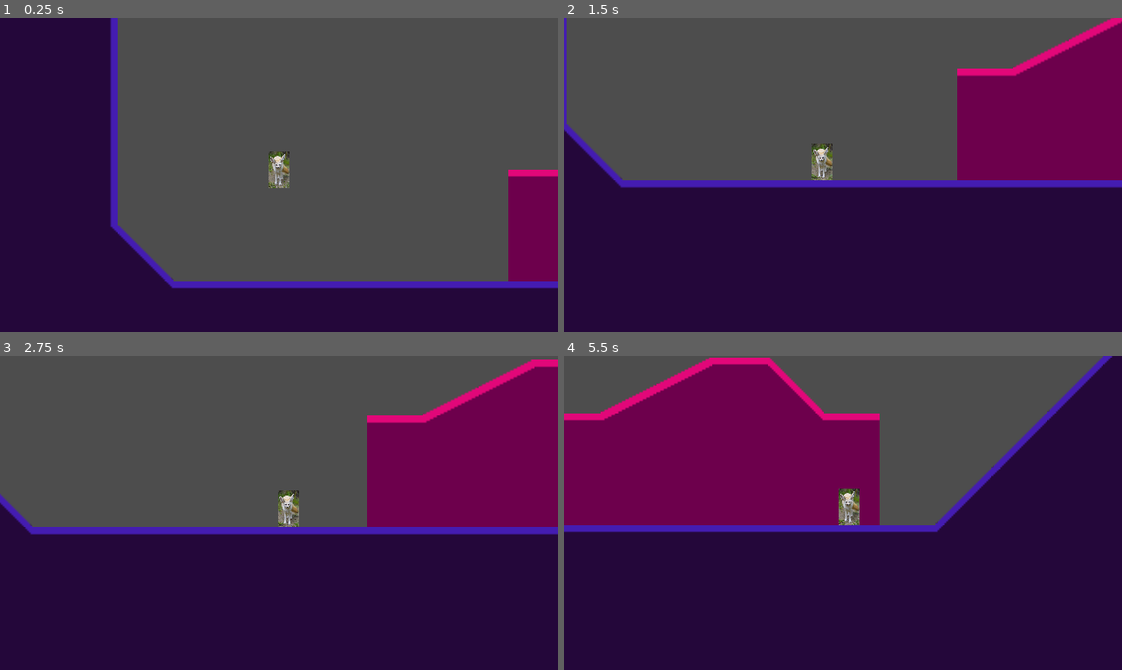
Above: before the commit, frames 1-4 (two rows, left to right).
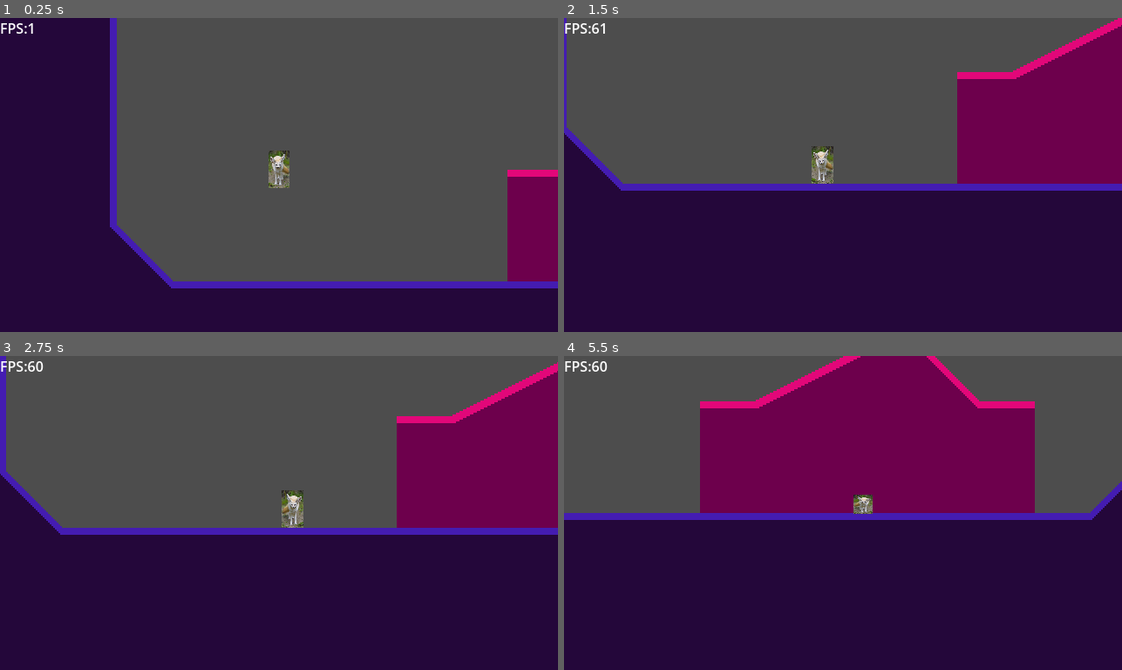
Above: after the commit, the same moments.

Repository: DraethPlace/FencWorks
Game: Godot game, scene res://Scenes/Base Level.tscn
Two runs of this game, one before a commit and one after it. Both use one fixed random seed, a clock stepped at 60 frames per second and the inputs below.
Inputs:
- Up to frame 1 (0.25 s): no input
- Up to frame 2 (1.5 s): tap Enter (ui_accept) at 0.5, 0.8, 1.35 s; hold Down (crouch) 0.53-1.28 s; hold Right (right) from 0.53 s (still down); tap Z (jump) at 0.77, 1.07 s
- Up to frame 3 (2.75 s): tap Z (jump) at 1.52, 1.55, 1.82 s; release Right (right) at 2.03 s; hold Left (left) from 2.03 s (still down); hold Z (jump) from 2.03 s (still down); tap Down (crouch) at 2.3 s
- Up to frame 4 (5.5 s): release Left (left) at 2.78 s; release Z (jump) at 2.78 s; hold Right (right) 2.78-4.28 s; tap Down (crouch) at 2.85, 4.55 s; tap Z (jump) at 3.02, 3.32, 3.77, 3.8, 4.07, 4.52, 4.82 s; tap Enter (ui_accept) at 3.05, 4.35, 5.3 s; hold Shift (machdash) 3.53-4.28 s; hold Left (left) 4.28-5.03 s; hold Right (right) from 5.03 s (still down); hold Down (crouch) from 5.03 s (still down)

The runs differ from the first frame. In frame 1, 0.9% of the frame differs, in the area x 0-100%, y 0-87%; in frame 2, 3.4%; in frame 3, 6.0%; in frame 4, 38%, in the area x 0-100%, y 0-57%.

Commit message:
Drifting Optimization attempt
Tweens suck to use

Diff:
--- a/Scenes/Base Level.tscn
+++ b/Scenes/Base Level.tscn
@@ -1,7 +1,8 @@
-[gd_scene load_steps=5 format=3 uid="uid://dbkxkairk6ogq"]
+[gd_scene load_steps=6 format=3 uid="uid://dbkxkairk6ogq"]
 
 [ext_resource type="PackedScene" uid="uid://c6umigpttu0tc" path="res://Scenes/Player.tscn" id="1_cg4fk"]
 [ext_resource type="Texture2D" uid="uid://dp7mx2bgolebe" path="res://Images/TestTiles.png" id="2_r7c0c"]
+[ext_resource type="PackedScene" uid="uid://d373q6mjdgvj0" path="res://Scenes/fps.tscn" id="3_37wnp"]
 
 [sub_resource type="TileSetAtlasSource" id="TileSetAtlasSource_44ac8"]
 texture = ExtResource("2_r7c0c")
@@ -81,6 +82,7 @@
 tile_proxies/coords_level = [[0, Vector2i(0, 0)], [2, Vector2i(0, 0)], [0, Vector2i(1, 0)], [2, Vector2i(1, 0)], [0, Ve …(1205 unchanged characters)…
 
 [node name="FencWorks" type="Node2D"]
+position = Vector2(-1, 0)
 
 [node name="Fenc 360" parent="." instance=ExtResource("1_cg4fk")]
 position = Vector2(340, 112)
@@ -94,3 +96,5 @@
 tile_set = SubResource("TileSet_5v2du")
 format = 2
 layer_0/tile_data = PackedInt32Array(262150, 0, 0, 262152, 0, 0, 262155, 0, 0, 262154, 0, 0, 262153, 0, 0, 262149, 0, 0 …(11325 unchanged characters)…
+
+[node name="FPS" parent="." instance=ExtResource("3_37wnp")]
--- a/Scenes/Player.gd
+++ /dev/null
@@ -1,28 +0,0 @@
-extends CharacterBody2D
-
-
-const SPEED = 300.0
-const JUMP_VELOCITY = -400.0
-
-# Get the gravity from the project settings to be synced with RigidBody nodes.
-var gravity = ProjectSettings.get_setting("physics/2d/default_gravity")
-
-
-func _physics_process(delta):
-	# Add the gravity.
-	if not is_on_floor():
-		velocity.y += gravity * delta
-
-	# Handle jump.
-	if Input.is_action_just_pressed("ui_accept") and is_on_floor():
-		velocity.y = JUMP_VELOCITY
-
-	# Get the input direction and handle the movement/deceleration.
-	# As good practice, you should replace UI actions with custom gameplay actions.
-	var direction = Input.get_axis("ui_left", "ui_right")
-	if direction:
-		velocity.x = direction * SPEED
-	else:
-		velocity.x = move_toward(velocity.x, 0, SPEED)
-
-	move_and_slide()
--- a/Scenes/Player.tscn
+++ b/Scenes/Player.tscn
@@ -7,6 +7,7 @@
 [ext_resource type="Script" path="res://Scripts/Player/Cam.gd" id="4_qhq0l"]
 [ext_resource type="AudioStream" uid="uid://dotue2tayy81c" path="res://Sounds/Player/Jump.wav" id="6_qrngc"]
 [ext_resource type="AudioStream" uid="uid://c7cgy8v76oixp" path="res://Sounds/Player/Step.wav" id="7_gc6ea"]
+[ext_resource type="Script" path="res://Scripts/Player/Wall.gd" id="8_asppx"]
 
 [sub_resource type="CapsuleShape2D" id="CapsuleShape2D_krp03"]
 radius = 12.0
@@ -56,8 +57,9 @@
 [node name="Wall" type="Area2D" parent="."]
 disable_mode = 2
 collision_layer = 0
+script = ExtResource("8_asppx")
 
-[node name="CollisionShape2D" type="CollisionShape2D" parent="Wall"]
+[node name="Sens" type="CollisionShape2D" parent="Wall"]
 position = Vector2(0, -15)
 shape = SubResource("RectangleShape2D_rn333")
 
--- /dev/null
+++ b/Scenes/fps.tscn
@@ -0,0 +1,18 @@
+[gd_scene load_steps=2 format=3 uid="uid://d373q6mjdgvj0"]
+
+[ext_resource type="Script" path="res://Scripts/HUD/FPS.gd" id="1_u441v"]
+
+[node name="FPS" type="Control"]
+layout_mode = 3
+anchors_preset = 0
+offset_left = 25.0
+offset_top = -60.0
+offset_right = 65.0
+offset_bottom = -20.0
+
+[node name="CanvasLayer" type="CanvasLayer" parent="."]
+
+[node name="Text" type="Label" parent="CanvasLayer"]
+offset_right = 40.0
+offset_bottom = 23.0
+script = ExtResource("1_u441v")
--- /dev/null
+++ b/Scripts/HUD/FPS.gd
@@ -0,0 +1,5 @@
+extends Label
+
+func _process(delta):
+	var FPS = Engine.get_frames_per_second()
+	text = "FPS:"+str(FPS)
--- a/Scripts/Player/360 Movement.gd
+++ b/Scripts/Player/360 Movement.gd
@@ -21,6 +21,7 @@
 var Steps : float
 var stepping = 0
 @export var WallTouch = 0
+
 #Mach 1 = 150
 #Mach 2 = 300
 #Mach 3 = 450
@@ -28,8 +29,9 @@
 #Mach 5 = 750
 
 func _physics_process(delta):
+	var MachTween = get_tree().create_tween()
 	# Handle physics
-	if not is_on_floor() or WallTouch == 1:
+	if not is_on_floor() or not WallTouch == 0:
 		if Midair <1:
 			velocity.y= sin(rotation)*Speed
 			Speed= cos(rotation)*Speed
@@ -41,7 +43,7 @@
 				velocity.y = 19000
 			if not rotation == 0:
 				rotation = lerp_angle(rotation, 0, 0.2)
-		elif WallTouch == 1 and not Input.is_action_pressed("jump"):
+		elif not WallTouch == 0 and not (Input.is_action_pressed("jump") or Midair > 8):
 			velocity.y = 250
 
 	if Input.is_action_pressed("crouch"):
@@ -80,28 +82,28 @@
 	elif Speed > -1:
 		VelLR = "R"
 
-	floor_snap_length= (((abs(Speed))/32)*2)+24
+	floor_snap_length= (((abs(Speed))/18)*2)+32
 
 	# Code for changing speed around
 	var Dir = Input.get_axis("left", "right")
-	if Dir and ((CtrlLock == "L" and Input.is_action_pressed("right")) or (CtrlLock == "R" and Input.is_action_pressed("left")) or (CtrlLock == "N")) and not crouch == "S":
+	if Dir and (((CtrlLock == "L" or WallTouch == 1) and Input.is_action_pressed("right")) or ((CtrlLock == "R" or WallTouch ==-1) and Input.is_action_pressed("left")) or (CtrlLock == "N")) and not crouch == "S":
 		if (not (Speed/(abs(Speed)*Dir)) == 1) and abs(Speed)> 50:
 			if dash == 0:
-				Speed +=  Dir*Acceleration*2
+				Speed +=  Dir*Acceleration*2 * ((int(not WallTouch == 0)+1)*2)
 				CtrlLock = 0
 			if dash == 1:
 				if MachTurn == 0:
 					PrevSpeed = Speed + (((int(LR=="R")*2)-1)*50)
-					TurnSpeed = 1/(roundf(abs(Speed/100)))
+					TurnSpeed = 1/(roundf(abs(Speed/120)))
 					MachTurn = 1
 				else:
 					CtrlLock = "N"
-					Speed = (lerpf(roundf(Speed), roundf(PrevSpeed*0.5), TurnSpeed))
+					MachTween.tween_property(self , "Speed", roundf(PrevSpeed*0.5), TurnSpeed)
 				if abs(Speed) <= abs(PrevSpeed*0.5)+3:
 					MachTurn = 2
 				if MachTurn == 2:
 					if not abs(Speed) >= abs(PrevSpeed-10):
-						Speed = round(lerpf(roundf(Speed), roundf(-(PrevSpeed+((((int(LR=="L")*2)-1)*10)))), 0.8))
+						MachTween.tween_property(self, "Speed", roundf(-(PrevSpeed+((((int(LR=="L")*2)-1)*10)))), 0.8)
 					else:
 						Speed= -PrevSpeed
 						MachTurn=0
@@ -124,29 +126,28 @@
 				Speed = 0
 				MachTurn = 0
 
-	if is_on_floor() or WallTouch == 1:
-		if Input.is_action_just_pressed("jump") and (is_on_floor() or WallTouch == 1):
+	if is_on_floor() or (not WallTouch == 0) or Midair <=15:
+		if Input.is_action_just_pressed("jump") and (is_on_floor() or (not WallTouch == 0) or Midair <= 15):
 			$Jump.play()
 			set_up_direction(Vector2.UP)
-			if round(abs(rotation_degrees)) == 90:
-				Speed = cos(rotation)*Speed
-			elif WallTouch == 1:
+			if abs(WallTouch) == 1:
 				Midair = 10
 				print(WallTouch)
-				Speed = ((int(LR == "L")*2)-1)*350
+				Speed = ((int(VelLR == "L")*2)-1)*350
 				velocity.y = -JumpVel
 			else:
 				velocity.y= sin(rotation)*Speed
 				Speed = cos(rotation)*Speed
 			Jump = 1
-			Midair = 10
+			Midair = 6
 			Speed -= -JumpVel * sin(rotation)
 			if WallTouch == 0:
 				if not round(abs(rotation_degrees)) == 90:
 					velocity.y += -JumpVel * cos(rotation)
 				else:
-					velocity.y = -JumpVel*0.8
-			rotation=0
+					velocity.y = -JumpVel*0.8 * ((int(LR == "L")*2)-1)
+					print(velocity.y)
+					SensorDir = "D"
 	if Input.is_action_just_released("jump") and velocity.y < -200:
 		velocity.y = -200
 
@@ -217,8 +218,10 @@
 				Speed = 50 *((int(VelLR=="L")*2)-1)
 			else:
 				set_up_direction(Vector2.UP)
-				velocity.y = 75
+				velocity.y = 100
 				Speed = 75 *((int(LR=="L")*2)-1)
+				SensorDir = "D"
+				set_up_direction(Vector2.UP)
 	else:
 		floor_max_angle=180
 #func _process(delta):
@@ -236,9 +239,9 @@
 	return (x *1000)/1
 
 func _is_wall_touch(body):
-	print(body.name)
+	print("AAAAAAAAAAAA")
 	if body.name == "TileMap":
-		WallTouch = 1
+		WallTouch = ((int(LR == "L")*2)-1)
 	else:
 		WallTouch = 0
 
--- a/Scripts/Player/Hitbox.gd
+++ b/Scripts/Player/Hitbox.gd
@@ -1,14 +1,14 @@
 extends CollisionShape2D
-#
-#func _physics_process(delta):
-	#if get_parent().crouch == "N":
-		#shape.radius = 12
-		#if not shape.height >= 42:
-			#shape.height += 7
-		#else:
-			#shape.height = 42
-	#else:
-		#if not shape.height <= 21:
-			#shape.height -= 7
-		#else:
-			#shape.height = 21
+
+func _physics_process(delta):
+	if get_parent().crouch == "N":
+		shape.radius = 12
+		if not shape.height >= 42:
+			shape.height += 7
+		else:
+			shape.height = 42
+	else:
+		if not shape.height <= 21:
+			shape.height -= 7
+		else:
+			shape.height = 21
--- a/Scripts/Player/LR.gd
+++ b/Scripts/Player/LR.gd
@@ -1,9 +1,9 @@
 extends Sprite2D
-#
-#func _physics_process(_delta):
-	#if get_parent().LR == "L":
-		#flip_h = true
-	#else:
-		#flip_h = false
-	#scale.y = get_parent().get_node("HitBox").shape.height * .001
-	#scale.x = get_parent().get_node("HitBox").shape.radius * .003
+
+func _physics_process(_delta):
+	if get_parent().LR == "L":
+		flip_h = true
+	else:
+		flip_h = false
+	scale.y = get_parent().get_node("HitBox").shape.height * .001
+	scale.x = get_parent().get_node("HitBox").shape.radius * .003
--- /dev/null
+++ b/Scripts/Player/Wall.gd
@@ -0,0 +1,15 @@
+extends Area2D
+
+func _physics_process(delta):
+	global_rotation = 0
+	if not round(get_parent().rotation_degrees) == 0:
+		$Sens.disabled =true
+		monitoring = false
+		monitorable = false
+		visible = false
+	else:
+		$Sens.disabled = false
+		monitoring = true
+		monitorable = true
+		visible = true
+	print(get_overlapping_bodies())
--- a/project.godot
+++ b/project.godot
@@ -13,6 +13,8 @@
 config/name="FencWorks Godot"
 run/main_scene="res://Scenes/Base Level.tscn"
 config/features=PackedStringArray("4.2", "GL Compatibility")
+run/max_fps=60
+run/delta_smoothing=false
 config/icon="res://icon.svg"
 
 [debug]
@@ -75,9 +77,18 @@
 [physics]
 
 2d/run_on_separate_thread=true
+common/max_physics_steps_per_frame=5
+common/physics_jitter_fix=0.0
 2d/default_gravity_vector=Vector2(0, -1)
 
 [rendering]
 
-renderer/rendering_method="gl_compatibility"
-renderer/rendering_method.mobile="gl_compatibility"
+occlusion_culling/bvh_build_quality=1
+textures/canvas_textures/default_texture_filter=0
+lights_and_shadows/directional_shadow/soft_shadow_filter_quality=1
+global_illumination/gi/use_half_resolution=true
+environment/ssao/quality=1
+environment/ssil/quality=1
+anti_aliasing/screen_space_roughness_limiter/enabled=false
+environment/glow/upscale_mode=0
+occlusion_culling/use_occlusion_culling=true
Not shown: 1 places in Scenes/Player.tscn that only renumber resources
